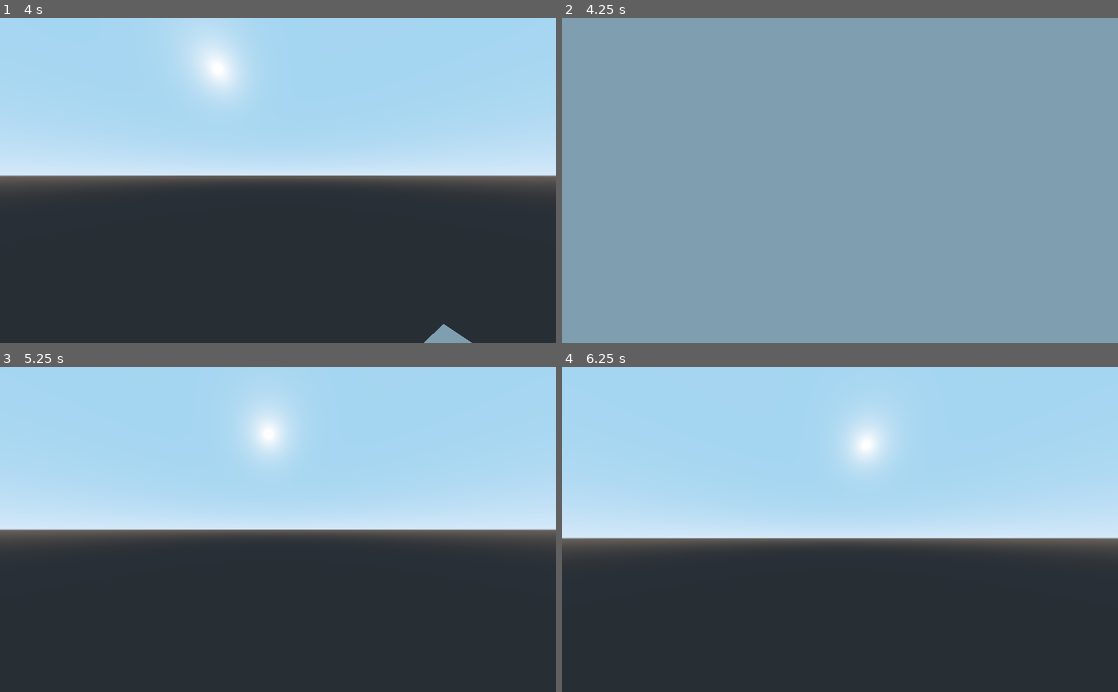
Above: before the commit, frames 1-4 (two rows, left to right).
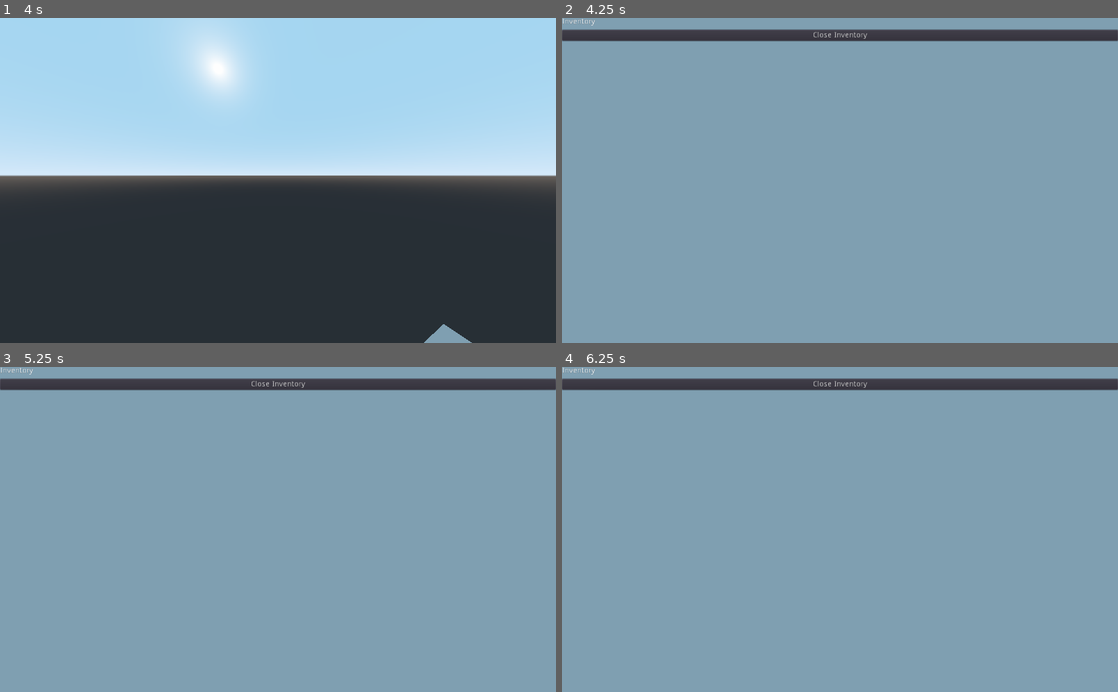
Above: after the commit, the same moments.

Repository: KenKomKom/gamedev-tutorial-7
Game: Godot game, scene res://scenes/Level2.tscn
The game is run twice, just before and just after one commit, with the same random seed, the same clock (stepped at 60 frames per second) and the same inputs. This scene is started directly instead of the project's main scene.
Inputs (mouse positions are in pixels of both pictures, inside the frame that each line leads up to):
- Up to frame 1 (4 s): move the mouse to (305, 180) at 0.52 s; hold W (movement_forward) from 0.53 s (still down); tap E (interact) every 0.75 s from 0.6 to 3.6 s; tap Space (jump) at 0.77, 1.52, 2.75, 3.02, 3.77 s; move the mouse to (250, 180) at 1.27 s; tap Enter at 2, 3.5 s; move the mouse to (289, 174) at 2.02 s; move the mouse to (272, 187) at 2.77 s; move the mouse to (316, 183) at 3.52 s
- Up to frame 2 (4.25 s): keep holding W (movement_forward); tap I (inventory, bound only after the commit) at 4.15 s
- Up to frame 3 (5.25 s): keep holding W (movement_forward); move the mouse to (233, 526) at 4.27 s; tap E (interact) at 4.35, 5.1 s; tap Space (jump) at 4.52, 5 s; move the mouse to (283, 529) at 5.02 s
- Up to frame 4 (6.25 s): tap Enter at 5.75 s; move the mouse to (817, 523) at 5.77 s; release W (movement_forward) at 5.78 s; hold D (movement_right) from 5.78 s (still down); tap E (interact) at 5.85 s; tap Space (jump) at 6.02 s

Frame 1 is identical in both runs. In frame 2, 3.9% of the frame differs, in the area x 0-100%, y 0-8%; in frame 3, 100%; in frame 4, 100%, in the area x 0-100%, y 0-100%.
Error before the commit: Parse Error: Unknown class: "Interactable" (res://scripts/Box.gd:1)

Commit message:
minor bug fix

Diff:
--- a/project.godot
+++ b/project.godot
@@ -8,9 +8,14 @@
 
 config_version=4
 
-_global_script_classes=[  ]
+_global_script_classes=[ {
+"base": "Node",
+"class": "Interactable",
+"language": "GDScript",
+"path": "res://scripts/interactible.gd"
+} ]
 _global_script_class_icons={
-
+"Interactable": ""
 }
 
 [application]
@@ -19,36 +24,45 @@
 run/main_scene="res://Scenes/Level.tscn"
 config/icon="res://icon.png"
 
+[autoload]
+
+Inventorymanager="*res://scripts/inventorymanager.gd"
+
 [input]
 
 movement_forward={
 "deadzone": 0.5,
-"events": [ Object(InputEventKey,"resource_local_to_scene":false,"resource_name":"","device":0,"alt":false,"shift":false,"control":false,"meta":false,"command":false,"pressed":false,"scancode":87,"unicode":0,"echo":false,"script":null)
+"events": [ Object(InputEventKey,"resource_local_to_scene":false,"resource_name":"","device":0,"alt":false,"shift":false,"control":false,"meta":false,"command":false,"pressed":false,"scancode":87,"physical_scancode":0,"unicode":0,"echo":false,"script":null)
  ]
 }
 movement_backward={
 "deadzone": 0.5,
-"events": [ Object(InputEventKey,"resource_local_to_scene":false,"resource_name":"","device":0,"alt":false,"shift":false,"control":false,"meta":false,"command":false,"pressed":false,"scancode":83,"unicode":0,"echo":false,"script":null)
+"events": [ Object(InputEventKey,"resource_local_to_scene":false,"resource_name":"","device":0,"alt":false,"shift":false,"control":false,"meta":false,"command":false,"pressed":false,"scancode":83,"physical_scancode":0,"unicode":0,"echo":false,"script":null)
  ]
 }
 movement_left={
 "deadzone": 0.5,
-"events": [ Object(InputEventKey,"resource_local_to_scene":false,"resource_name":"","device":0,"alt":false,"shift":false,"control":false,"meta":false,"command":false,"pressed":false,"scancode":65,"unicode":0,"echo":false,"script":null)
+"events": [ Object(InputEventKey,"resource_local_to_scene":false,"resource_name":"","device":0,"alt":false,"shift":false,"control":false,"meta":false,"command":false,"pressed":false,"scancode":65,"physical_scancode":0,"unicode":0,"echo":false,"script":null)
  ]
 }
 movement_right={
 "deadzone": 0.5,
-"events": [ Object(InputEventKey,"resource_local_to_scene":false,"resource_name":"","device":0,"alt":false,"shift":false,"control":false,"meta":false,"command":false,"pressed":false,"scancode":68,"unicode":0,"echo":false,"script":null)
+"events": [ Object(InputEventKey,"resource_local_to_scene":false,"resource_name":"","device":0,"alt":false,"shift":false,"control":false,"meta":false,"command":false,"pressed":false,"scancode":68,"physical_scancode":0,"unicode":0,"echo":false,"script":null)
  ]
 }
 jump={
 "deadzone": 0.5,
-"events": [ Object(InputEventKey,"resource_local_to_scene":false,"resource_name":"","device":0,"alt":false,"shift":false,"control":false,"meta":false,"command":false,"pressed":false,"scancode":32,"unicode":0,"echo":false,"script":null)
+"events": [ Object(InputEventKey,"resource_local_to_scene":false,"resource_name":"","device":0,"alt":false,"shift":false,"control":false,"meta":false,"command":false,"pressed":false,"scancode":32,"physical_scancode":0,"unicode":0,"echo":false,"script":null)
  ]
 }
 interact={
 "deadzone": 0.5,
-"events": [ Object(InputEventKey,"resource_local_to_scene":false,"resource_name":"","device":0,"alt":false,"shift":false,"control":false,"meta":false,"command":false,"pressed":false,"scancode":69,"unicode":0,"echo":false,"script":null)
+"events": [ Object(InputEventKey,"resource_local_to_scene":false,"resource_name":"","device":0,"alt":false,"shift":false,"control":false,"meta":false,"command":false,"pressed":false,"scancode":69,"physical_scancode":0,"unicode":0,"echo":false,"script":null)
+ ]
+}
+inventory={
+"deadzone": 0.5,
+"events": [ Object(InputEventKey,"resource_local_to_scene":false,"resource_name":"","device":0,"alt":false,"shift":false,"control":false,"meta":false,"command":false,"pressed":false,"scancode":0,"physical_scancode":73,"unicode":0,"echo":false,"script":null)
  ]
 }
 
--- a/scenes/Level2.tscn
+++ b/scenes/Level2.tscn
@@ -1,7 +1,8 @@
-[gd_scene load_steps=3 format=2]
+[gd_scene load_steps=4 format=2]
 
 [ext_resource path="res://scenes/World2.tscn" type="PackedScene" id=1]
 [ext_resource path="res://scenes/player.tscn" type="PackedScene" id=2]
+[ext_resource path="res://scenes/area_trigger.tscn" type="PackedScene" id=3]
 
 [node name="Level2" type="Node"]
 
@@ -9,3 +10,7 @@
 
 [node name="player" parent="." instance=ExtResource( 2 )]
 transform = Transform( 1, 0, 0, 0, 1, 0, 0, 0, 1, 17.012, -1.07245, 0 )
+
+[node name="area_trigger" parent="." instance=ExtResource( 3 )]
+transform = Transform( 4.96523, 0, 0, 0, 1, 0, 0, 0, 4.96523, 7.28231, -11.9595, 0 )
+sceneName = "Level2"
Not shown, changed: icon.png.import
